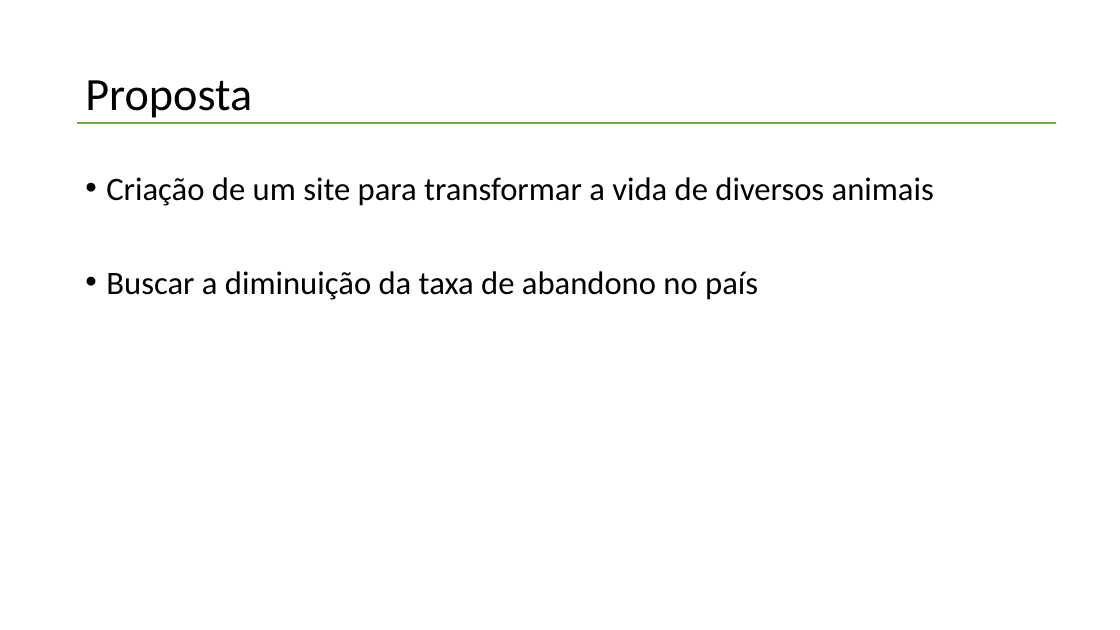
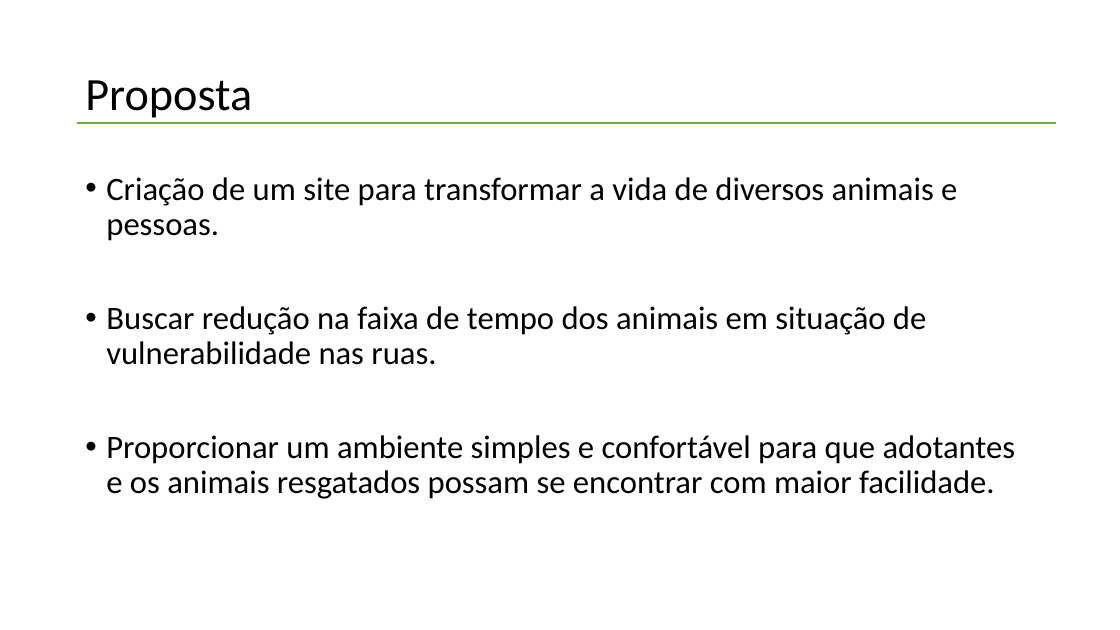
Before and after one commit to Harmew/Adopt, a slide deck: slide 2 of Projeto Adopt.pptx. Drawn at 1120x630 pixels with LibreOffice and Linux fonts; fonts in the diff are those of the drawing. Boxes give left, top, right and bottom in pixels: in the first picture for what was removed or moved away, otherwise in the second. Text is boxed around its words. In the diff, an @@ line names an element or a change of style, - is before the commit and + after.

```diff
--- a/Projeto Adopt.pptx
+++ b/Projeto Adopt.pptx
@@ text at <box>106,177,1016,499</box>: text changed @@
-• Criação de um site para transformar a vida de diversos animais
-• Buscar a diminuição da taxa de abandono no país
+• Criação de um site para transformar a vida de diversos animais e pessoas.
+• Buscar redução na faixa de tempo dos animais em situação de vulnerabilidade nas ruas.
+• Proporcionar um ambiente simples e confortável para que adotantes e os animais resgatados possam se encontrar com maior facilidade.
```
